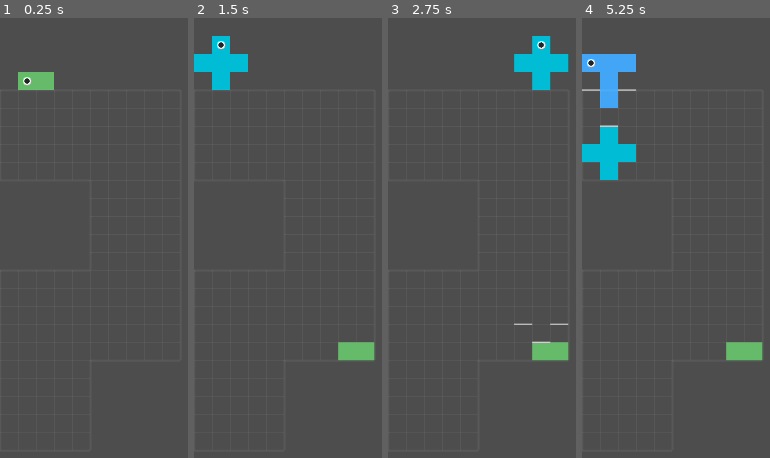
Above: before the commit, frames 1-4 (left to right).
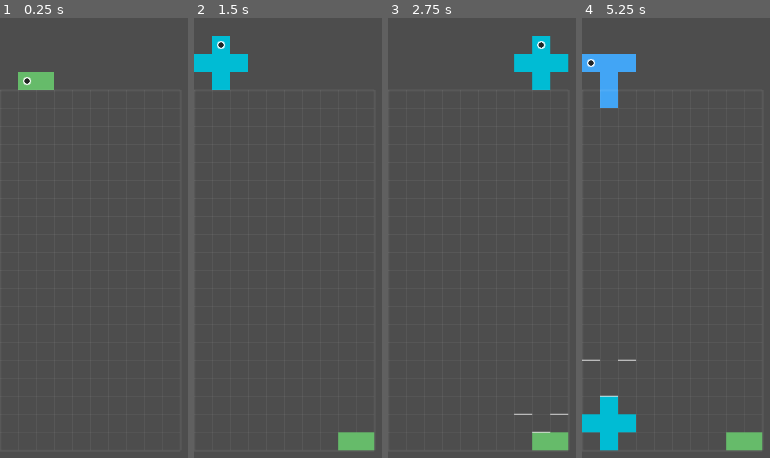
Above: after the commit, the same moments.

Repository: michaellawson96/Polyomino
Game: Godot game, scene res://scenes/Main.tscn
Same seed, same stepped clock (60 frames per second), same inputs: the game is played once before the commit and once after it.
Inputs:
- Up to frame 1 (0.25 s): no input
- Up to frame 2 (1.5 s): hold Right (ui_right) 0.53-1.28 s; hold C (flip_h) 0.53-1.28 s; hold Down (ui_down) from 1.28 s (still down); tap Space (hard_drop) at 1.35 s
- Up to frame 3 (2.75 s): release Down (ui_down) at 2.03 s; hold Right (ui_right) from 2.03 s (still down); hold V (origin_next) from 2.03 s (still down)
- Up to frame 4 (5.25 s): release V (origin_next) at 2.78 s; tap Z (rotate_ccw) at 2.85 s; release Right (ui_right) at 3.53 s; hold X (rotate_cw) 3.53-4.28 s; hold Left (ui_left) 3.53-5.03 s; tap Enter at 4.25 s; tap C (flip_h) at 4.35 s; tap Space (hard_drop) at 5 s; hold Down (ui_down) from 5.03 s (still down); hold Space (hard_drop) from 5.03 s (still down)

The runs differ from the first frame. In frame 2, 1.7% of the frame differs, in the area x 76-97%, y 73-99%; in frame 3, 1.9%; in frame 4, 5.9%, in the area x 0-97%, y 16-99%.

Commit message:
PTP6 Step 6.1: Fixes for unassigned piece color

Diff:
--- a/scripts/Board.gd
+++ b/scripts/Board.gd
@@ -367,6 +367,8 @@
 	var poly: Polyomino = polyomino_scene.instantiate()
 	polyomino_container.add_child(poly)
 	poly.shape_key = id
+	if typeof(Palette) != TYPE_NIL:
+		poly.block_color = Palette.color_for_shape_key(id)
 	var blocks: Array[Vector2] = POLY_DATA.get_blocks(id)
 	var color: Color = (Palette.color_for_shape_key(id) if typeof(Palette) != TYPE_NIL else s["color"])
 	var min_x := 999999
@@ -477,7 +479,9 @@
 	var pid := _next_piece_id
 	_next_piece_id += 1
 	var shape_key := piece.shape_key
-	var color_to_use: Color = (Palette.color_for_shape_key(shape_key) if typeof(Palette) != TYPE_NIL else piece.block_color)
+	var color_to_use: Color = piece.block_color
+	if typeof(Palette) != TYPE_NIL and shape_key != "":
+		color_to_use = Palette.color_for_shape_key(shape_key)
 	for c in _piece_cells(piece):
 		var b: Block = block_scene.instantiate()
 		inactive_container.add_child(b)
@@ -1079,3 +1083,10 @@
 	var act := _get_active_polyomino()
 	if act != null and act.shape_key != "":
 		act.block_color = Palette.color_for_shape_key(act.shape_key)
+
+func _apply_preview_shape_and_color(next_id: String) -> void:
+	if _queued_piece == null or not is_instance_valid(_queued_piece):
+		return
+	_queued_piece.shape_key = next_id
+	if typeof(Palette) != TYPE_NIL:
+		_queued_piece.block_color = Palette.color_for_shape_key(next_id)
--- a/scripts/Main.gd
+++ b/scripts/Main.gd
@@ -9,7 +9,7 @@
 	var ids: Array[String] = []
 	for d in POLY_DATA.get_all():
 		ids.append(String(d["id"]))
-	_spawn_board_with_mask("res://masks/zigzag.png", 26, ids, 0)
+	_spawn_board_with_mask("res://masks/10x20.png", 26, ids, 0)
 
 func _spawn_board_with_size(size:Vector2i, cell_size:int, bag_ids:Array[String], rng_seed:int)->void:
 	var board = board_scene.instantiate()
